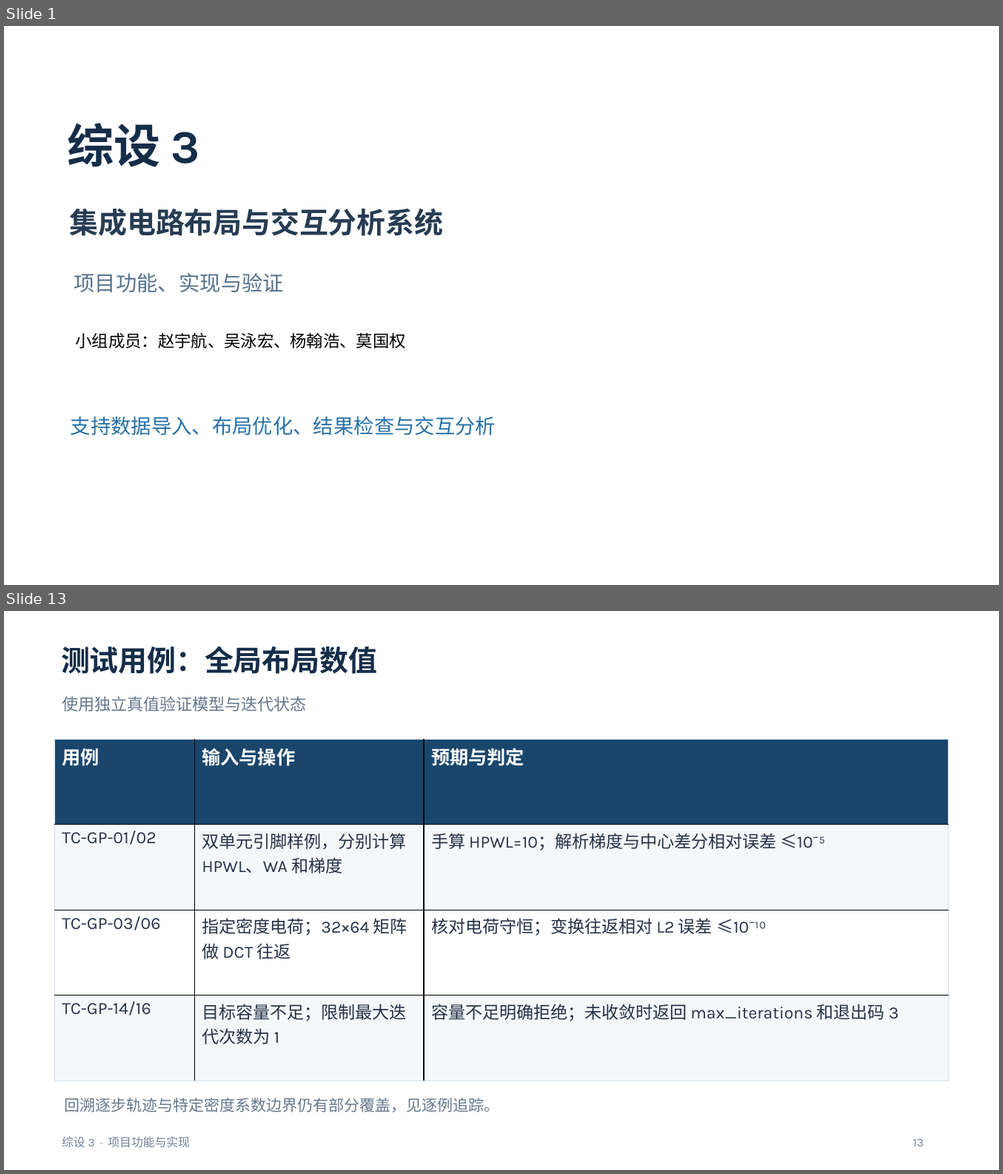
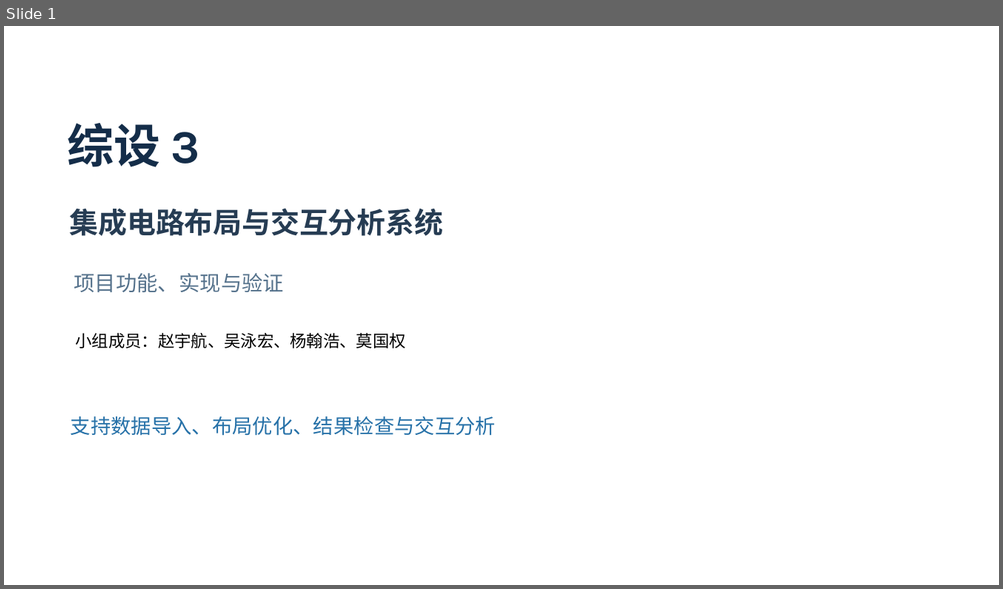
Before and after one commit to kamisato-funeki/ZS-3, a slide deck: docs/综设3-任务5至7汇报.pptx. Shown one above the other, each under a label of ours: slides 1 and 13 before the commit, slide 1 after it; the slides between them are not shown. The pictures are 1003x1174 and 1003x589 pixels, drawn with LibreOffice and Linux fonts; fonts in the diff are those of the drawing. Boxes give left, top, right and bottom in pixels: in the first picture for what was removed or moved away, otherwise in the second. Text is boxed around its words. In the diff, an @@ line names an element or a change of style, - is before the commit and + after.

```diff
--- a/docs/综设3-任务5至7汇报.pptx
+++ b/docs/综设3-任务5至7汇报.pptx
@@ slide 13 removed at (4, 611, 999, 1170), background #FFFFFF @@
@@ text removed at (61, 646, 377, 674) @@
-测试用例：全局布局数值
@@ text removed at (62, 696, 306, 712) @@
-使用独立真值验证模型与迭代状态
@@ table removed at (55, 739, 948, 1081), 4 rows, 3 columns @@
-用例 | 输入与操作 | 预期与判定
-TC-GP-01/02 | 双单元引脚样例，分别计算 HPWL、WA 和梯度 | 手算 HPWL=10；解析梯度与中心差分相对误差 ≤10⁻⁵
-TC-GP-03/06 | 指定密度电荷；32×64 矩阵做 DCT 往返 | 核对电荷守恒；变换往返相对 L2 误差 ≤10⁻¹⁰
-TC-GP-14/16 | 目标容量不足；限制最大迭代次数为 1 | 容量不足明确拒绝；未收敛时返回 max_iterations 和退出码 3
@@ text removed at (64, 1098, 499, 1113) @@
-回溯逐步轨迹与特定密度系数边界仍有部分覆盖，见逐例追踪。
@@ text removed at (62, 1137, 190, 1147) @@
-综设 3 · 项目功能与实现
@@ text removed at (913, 1139, 924, 1147) @@
-13
```
Also in this commit, not shown: 5 slides changed, 1 slide added, 13 other slides removed.
